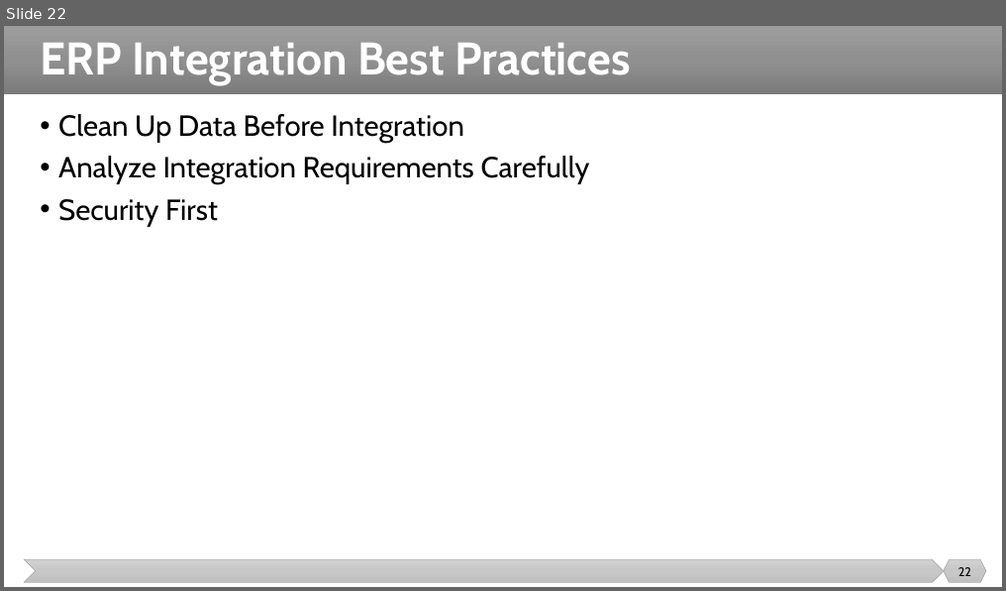
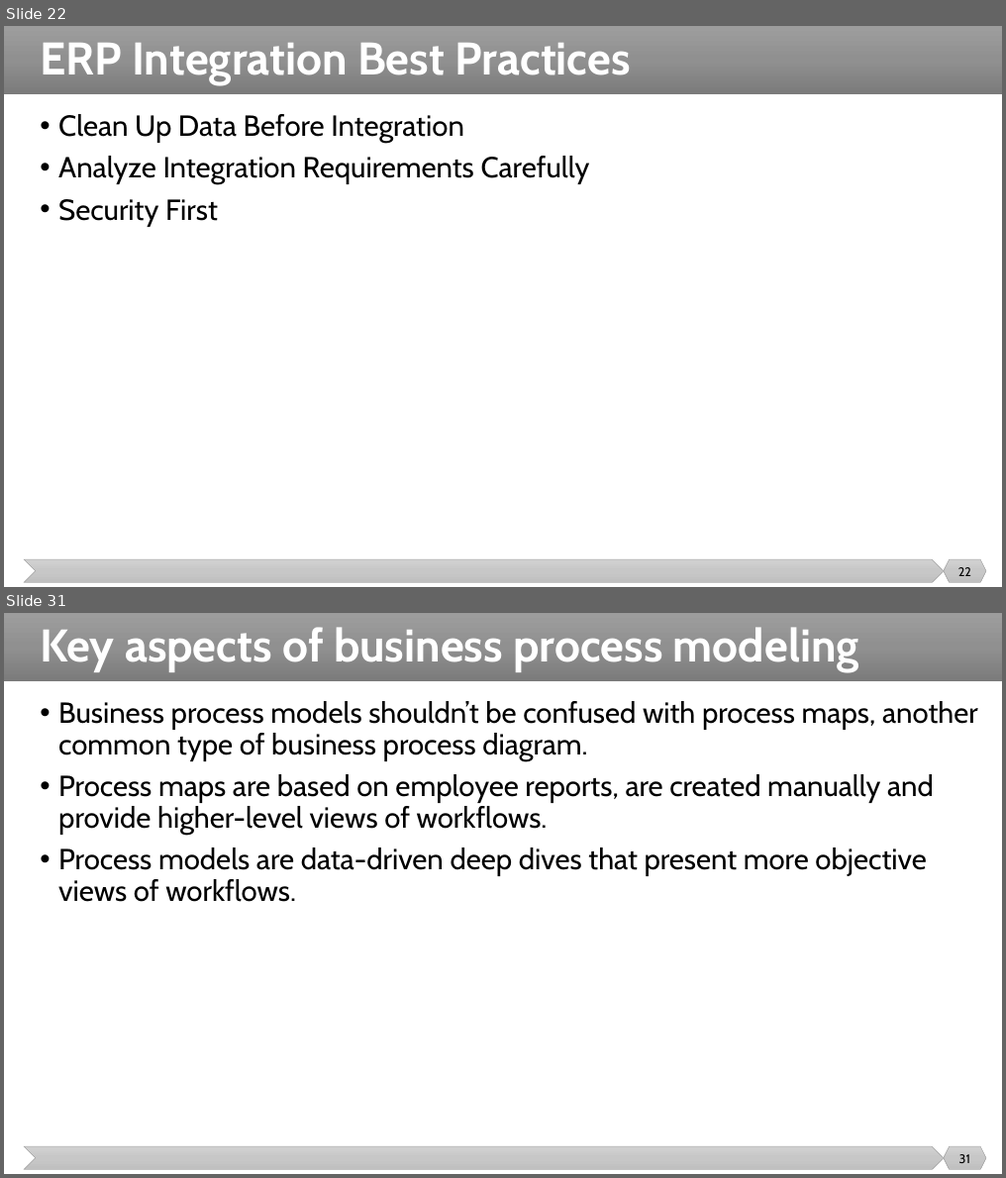
Before and after one commit to malenezi/malenezi, a slide deck: SE495/Lectures/3-ERP/ERP.pptx. Shown one above the other, each under a label of ours: slide 22 before the commit, slides 22 and 31 after it; the slides between them are not shown. The pictures are 1006x591 and 1006x1178 pixels, drawn with LibreOffice and Linux fonts; fonts in the diff are those of the drawing. Boxes give left, top, right and bottom in pixels: in the first picture for what was removed or moved away, otherwise in the second. Text is boxed around its words. In the diff, an @@ line names an element or a change of style, - is before the commit and + after.

```diff
--- a/SE495/Lectures/3-ERP/ERP.pptx
+++ b/SE495/Lectures/3-ERP/ERP.pptx
@@ slide 31 added at bbox=[4, 613, 1002, 1174], background #FFFFFF; not listed: 3 template elements that a slide beside it also shows @@
@@ title added at bbox=[40, 627, 859, 672], 44 pt, text #FFFFFF, bold @@
+Key aspects of business process modeling
@@ text added at bbox=[58, 701, 978, 902], 28 pt, text #000000 @@
+• Business process models shouldn’t be confused with process maps, another common type of business process diagram.
+• Process maps are based on employee reports, are created manually and provide higher-level views of workflows.
+• Process models are data-driven deep dives that present more objective views of workflows.
@@ page number added at bbox=[959, 1155, 970, 1163], 12 pt, text #000000 @@
+31
```
Also in this commit, not shown: 2 slides changed, 12 other slides added, 13 other files.
